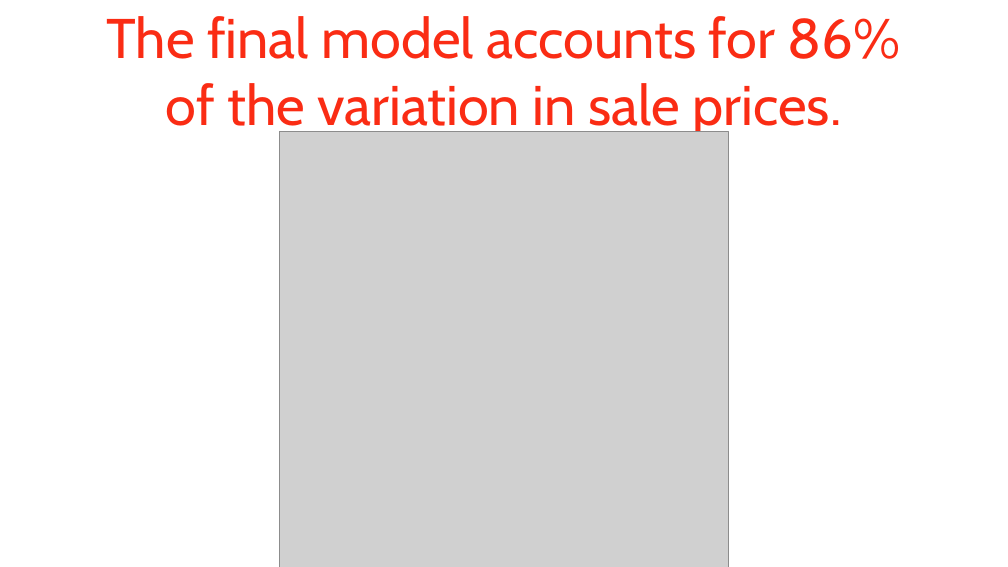
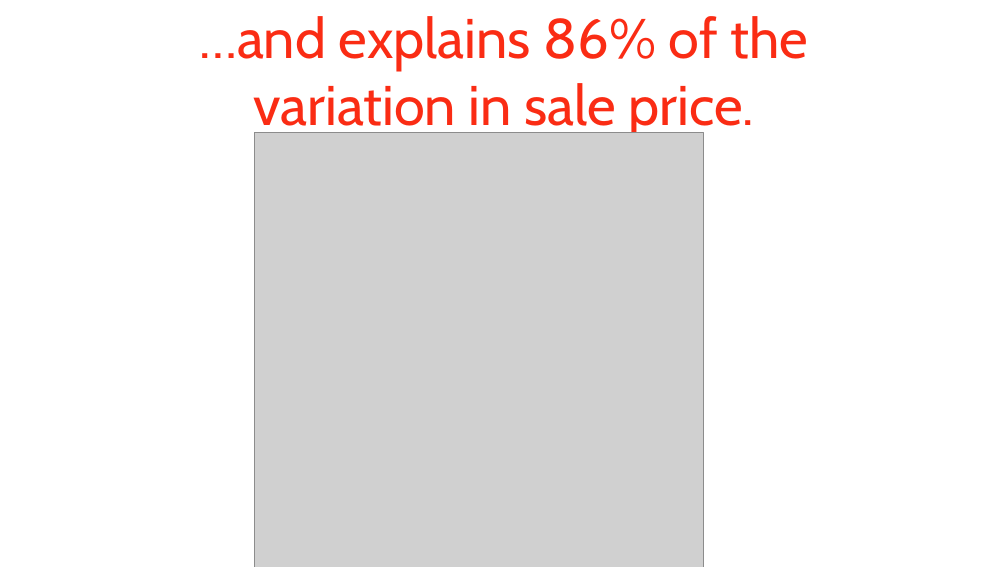
Before and after one commit to alexklapheke/ames, a slide deck: slide 7 of Ames-slides.odp. Drawn at 1008x567 pixels with LibreOffice and Linux fonts; fonts in the diff are those of the drawing; grey boxes stand for pictures; background and template pictures are left out. Boxes give left, top, right and bottom in pixels: in the first picture for what was removed or moved away, otherwise in the second. Text is boxed around its words. In the diff, an @@ line names an element or a change of style, - is before the commit and + after.

```diff
--- a/Ames-slides.odp
+++ b/Ames-slides.odp
@@ title at (199, 16, 808, 138): text changed @@
-The final model accounts for 86%
-of the variation in sale prices.
+…and explains 86% of the
+variation in sale price.
@@ picture: place and size @@
-picture at (279, 132, 729, 567)
+picture at (254, 133, 704, 567)
```
Also in this commit, not shown: 1 other slide changed, 1 slide added, 4 other files.
